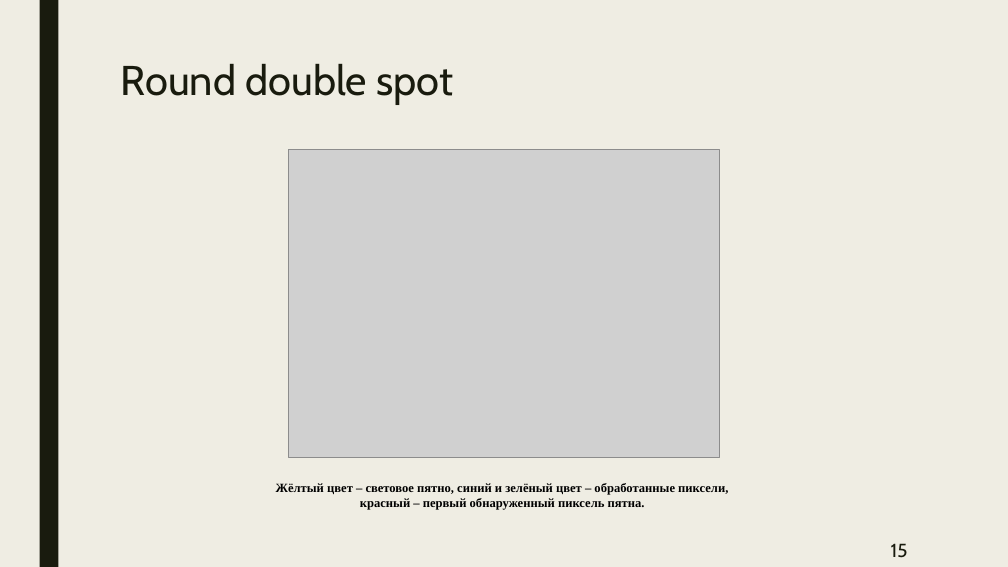
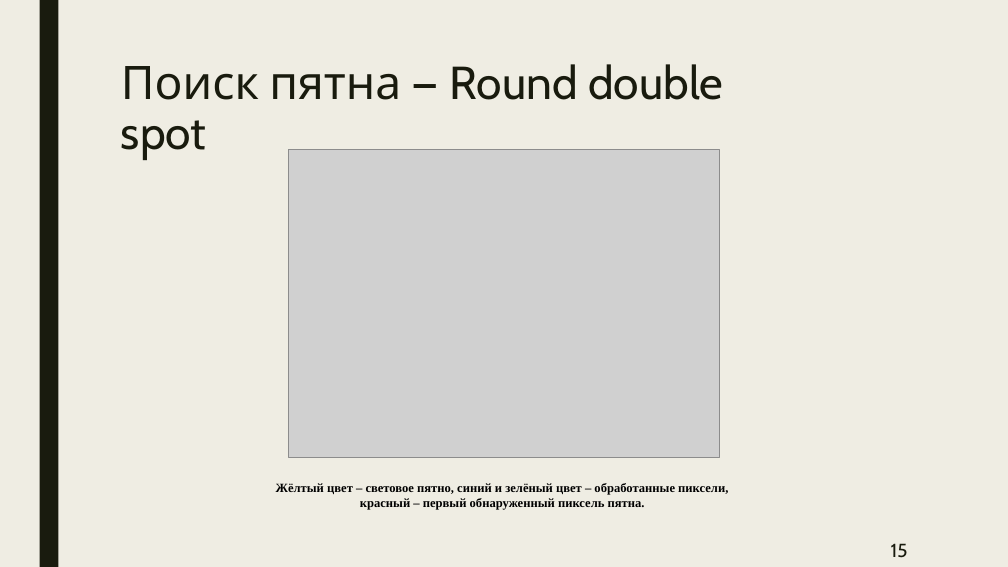
Before and after one commit to BarikQ/course_4, a slide deck: slide 15 of Pres/Диплом преза.pptx. Drawn at 1008x567 pixels with LibreOffice and Linux fonts; fonts in the diff are those of the drawing; grey boxes stand for pictures. Boxes give left, top, right and bottom in pixels: in the first picture for what was removed or moved away, otherwise in the second. Text is boxed around its words. In the diff, an @@ line names an element or a change of style, - is before the commit and + after.

```diff
--- a/Pres/Диплом преза.pptx
+++ b/Pres/Диплом преза.pptx
@@ title at (121,64,723,160): text changed; size 39.6 to 44 pt @@
-Round double spot
+Поиск пятна — Round double spot
```
Also in this commit, not shown: 14 other slides changed, 14 other files.
